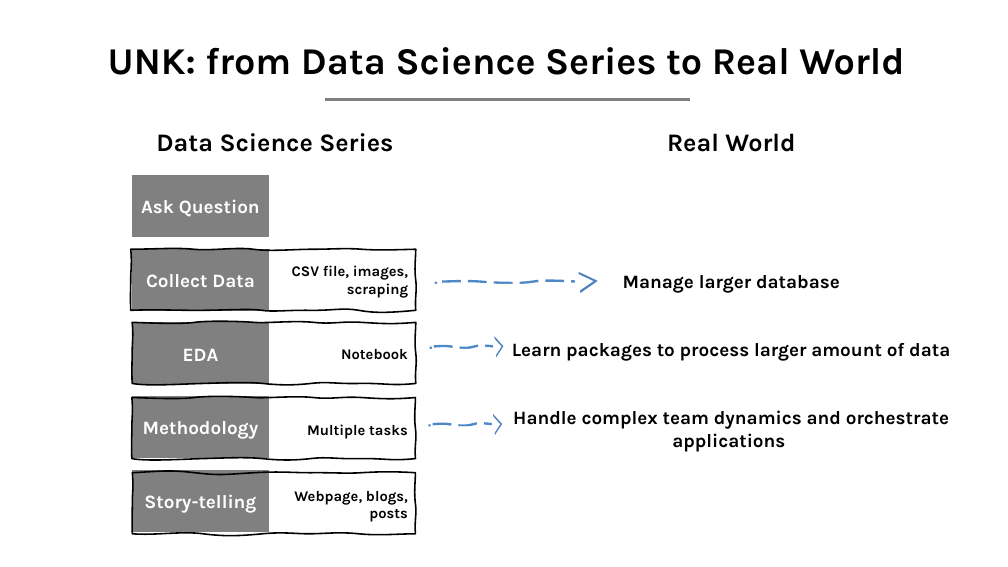
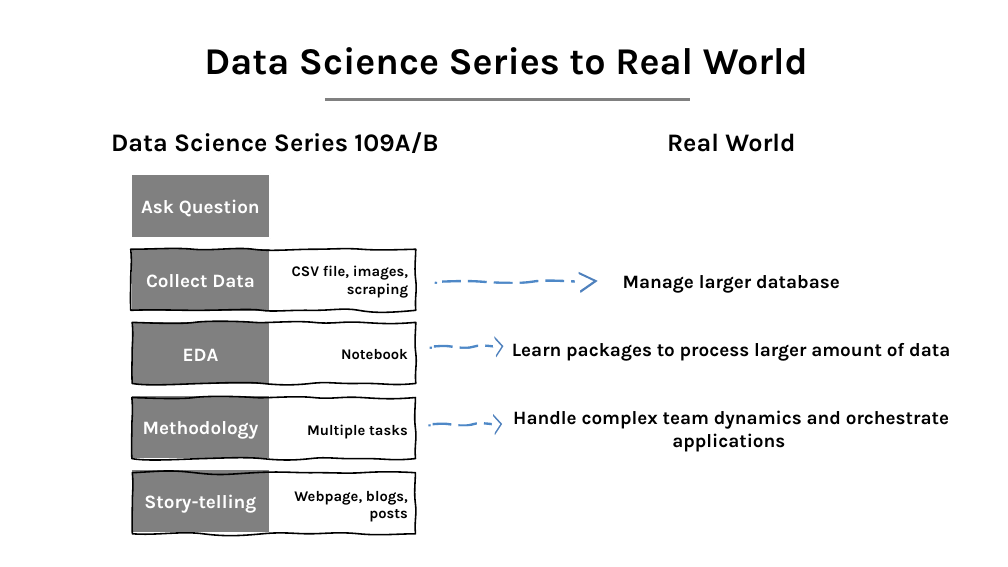
Before and after one commit to Harvard-IACS/2020-AC295, a slide deck: slide 5 of content/lectures/lecture1/presentation/lecture1.pptx. Drawn at 1008x567 pixels with LibreOffice and Linux fonts; fonts in the diff are those of the drawing. Boxes give left, top, right and bottom in pixels: in the first picture for what was removed or moved away, otherwise in the second. Text is boxed around its words. In the diff, an @@ line names an element or a change of style, - is before the commit and + after.

```diff
--- a/content/lectures/lecture1/presentation/lecture1.pptx
+++ b/content/lectures/lecture1/presentation/lecture1.pptx
@@ text at (204, 47, 808, 75): text changed @@
-UNK: from Data Science Series to Real World
+Data Science Series to Real World
@@ text at (111, 132, 438, 153): text changed @@
-Data Science Series
+Data Science Series 109A/B
```
Also in this commit, not shown: 9 other slides changed, 1 slide added, 5 other files.
